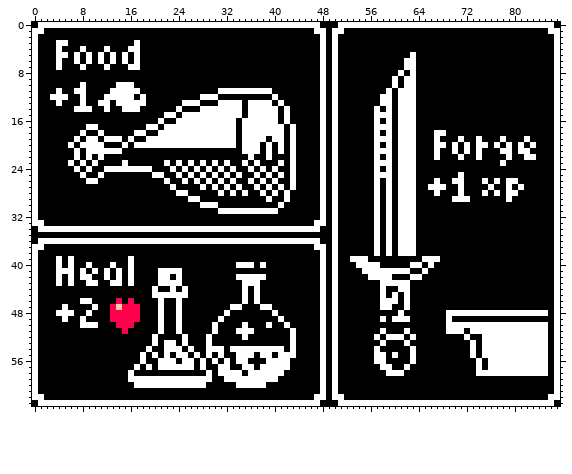
Two states of a sprite sheet, src/images/resting/Card_Resting_Large.png. Above is the file before it was changed.
The file is 88x64 pixels.
And afterwards:
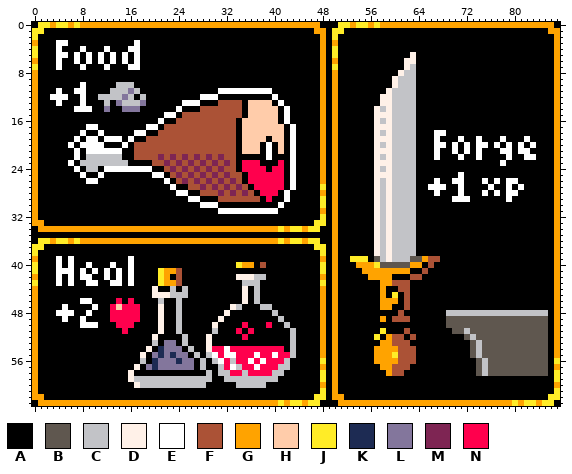
Palette (. is transparent): A #000000  B #5f574f  C #c2c3c7  D #fff1e8  E #ffffff  F #ab5236  G #ffa300  H #ffccaa  J #ffec27  K #1d2b53  L #83769c  M #7e2553  N #ff004d
Author's note on the commit: resting gfx upgrade
The exact change:
Changed rows in their new state; - is an unchanged pixel.
first column x 0:
 0 -JJGJJGJGGGGGGGGGGGGGGGGGGGGGGGGGGGGGGGGGGGGGGGG---JJGJJGJGGGGGGGGGGGGGGGGGGGGGGGGGGGGG-
 1 JJ---------------------------------------------GG-JJ----------------------------------GG
 2 J-----------------------------------------------G-J------------------------------------G
 3 G-----------------------------------------------G-G------------------------------------G
 4 J-----------------------------------------------G-J------------------------------------G
 5 J-----------------------------------------------G-J------------D-----------------------G
 6 G-----------------------------------------------G-G-----------DD-----------------------G
 7 J-----------------------------------------------G-J-----------DC-----------------------G
 8 G-----------------------------------------------G-G----------DCC-----------------------G
 9 G-----------------------------------------------G-G---------DCCC-----------------------G
10 G-------------CCC-------------------------------G-G---------DCCC-----------------------G
11 G------------CCCLC------------------------------G-G--------DCCCC-----------------------G
12 G----------CCCCLC-C-----------------------------G-G-------DDCCCC-----------------------G
13 G----------AC-LCCCL------------FFFF-HHHH--------G-G-------DDCCCC-----------------------G
14 G-----------L--LLL----------FFFFFFF-HHHHH-------G-G------DCDCCCC-----------------------G
15 G------------------------FFFFFFFFFF-HHHHH-------G-G------DDDCCCC-----------------------G
16 G-----------------------FFFFFFFFFF-HHHHHH-------G-G------DCDCCCC-----------------------G
17 G---------------------FFFFFFFFFFFF-HHHHHHH------G-G------DDDCCCC-----------------------G
18 G--------------------FFFFFFFFFFFFF-HHHHHHH------G-G------DCDCCCC-----------------------G
19 G------------------FFFFFFFFFFFFFFF-HHHH-HH------G-G------DDDCCCC-----------------------G
20 G----------------FFFFFFFFFFFFFFFFF-HHH---H------G-G------DCDCCCC-----------------------G
21 G----------------FFFFFFFFFFFFFFFFF-HHH---H------G-G------DDDCCCC-----------------------G
22 G--------CCCCCC--FFFFMFMFMFMFMFMFF--A-----------G-G------DCDCCCC-----------------------G
23 G-------CCCCCCCC----FFMFMFMFMFMFMF-NNN---N------G-G------DDDCCCC-----------------------G
24 G--------CC-----------FMFMFMFMFMFF-NNNN-NN------G-G------DCDCCCC-----------------------G
25 G----------------------FMFMFMFMFMFF-NNNNNN------G-G------DDDCCCC-----------------------G
26 G-----------------------FMFMFMFMFMF-NNNNNN------G-G------DCDCCCC-----------------------G
27 G-------------------------FFMFMFMFMF-NNNNN------J-G------DCDCCCC-----------------------G
28 G---------------------------FFFMFMFMF-NNN-------G-G------DCDCCCC-----------------------G
29 G------------------------------FFFFFFF-N--------J-G------DCDCCCC-----------------------G
30 G-----------------------------------------------J-G------DCDCCCC-----------------------G
31 G-----------------------------------------------G-G------DCDCCCC-----------------------G
32 G-----------------------------------------------J-G------DCDCCCC-----------------------G
33 GG---------------------------------------------JJ-G------DCDCCCC-----------------------G
34 -GGGGGGGGGGGGGGGGGGGGGGGGGGGGGGGGGGGGGGGGJGJJGJJ--G------DCDCCCC-----------------------G
35 --------------------------------------------------G------DCDCCCC-----------------------G
36 -JJGJJGJGGGGGGGGGGGGGGGGGGGGGGGGGGGGGGGGGJGJJGJJ--G------DCDCCCC-----------------------G
37 JJ---------------------------------------------JJ-G------DCDCCCC-----------------------G
38 J-----------------------------------------------J-G------DCDCCCC-----------------------G
39 G-----------------------------------------------G-G--JJJ-BCDCCCBBGFF-------------------G
40 J---------------------------------JGG-F---------J-G---GGGJBBBBBGG-F--------------------G
41 J--------------------JGGF-----------------------J-G----GGGGGGGG--F---------------------G
42 G--------------------JG-F---------DDDCC---------G-G-----GGGG---FF----------------------G
43 J--------------------JGGF----------CCC----------J-G-------GGFFF------------------------G
44 G-------------------D--C-C---------D-C----------G-G-------G--FF------------------------G
45 G-------------------DDDCCC---------D-C----------G-G-------G-J-F------------------------G
46 G--------------------C--C----------D-C----------G-G-------GGG-F------------------------G
47 G--------------------D--C--------DC---CC--------G-G-------GG--F------------------------G
48 G--------------------D--C-------D-------C-------G-G----------F-------CCCCCCCCCCCCCCCCC-G
49 G--------------------D--C------D---------C------G-G-------G-FFF------BBBBBBBBBBBBBBBBB-G
50 G--------------------D--C-----D----N---N--C-----G-G------------------BBBBBBBBBBBBBBBBB-G
51 G--------------------D--C-----C---NAN------C----G-G-------J---F------ABBCBBBBBBBBBBBBB-G
52 G-------------------D----C---D-----N-------C----G-G------J-GFF-F--------BCBBBBBBBBBBBB-G
53 G-------------------C-LL-C---D-------------C----G-G-------GGFFF----------BCBBBBBBBBBBB-G
54 G------------------D-KLLL-C--DNNENNNNNNNNN-C----G-G------GGGGFFF---------BCBBBBBBBBBBB-G
55 G-----------------D-LKLKLL-C-CENEENNNENNENNC----G-G------GGGJFFF---------BCBBBBBBBBBBB-G
56 G-----------------C-KLLLKLL-C-CENCNNENENNNC-----J-G------GGGGFFF----------BCBBBBBBBBBB-J
57 G----------------D-LKLLLLLL-C--CNECNNENNNCC-----G-G-------GGFFF-----------BCBBBBBBBBBB-G
58 G---------------D------------C-CCNNCNNNNCC------J-G--------GFF------------BCBBBBBBBBBB-J
59 G---------------DCCCCCCCCCCCCC--CCCCCCCCC-------J-G------------------------------------J
60 G----------------DCCCCCCCCCCC-----CCCCC---------G-G------------------------------------G
61 G-----------------------------------------------J-G------------------------------------J
62 GG---------------------------------------------JJ-GG----------------------------------JJ
63 -GGGGGGGGGGGGGGGGGGGGGGGGGGGGGGGGGGGGGGGGJGJJGJJ---GGGGGGGGGGGGGGGGGGGGGGGGGGGGGJGJJGJJ-
Where, in picture pixels (left, top, right, bottom), the same in both pictures:
changed: (32, 22, 560, 406)
